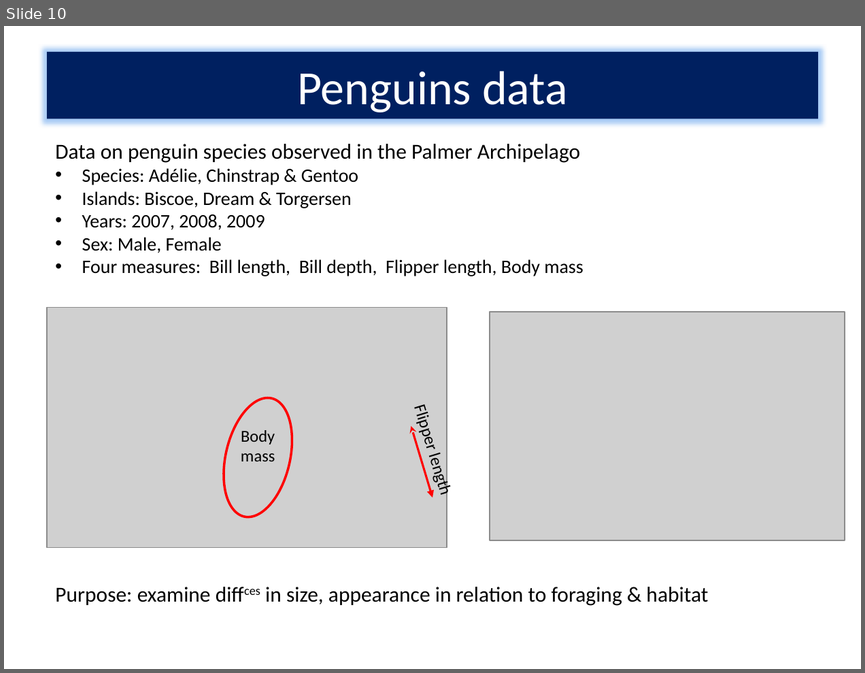
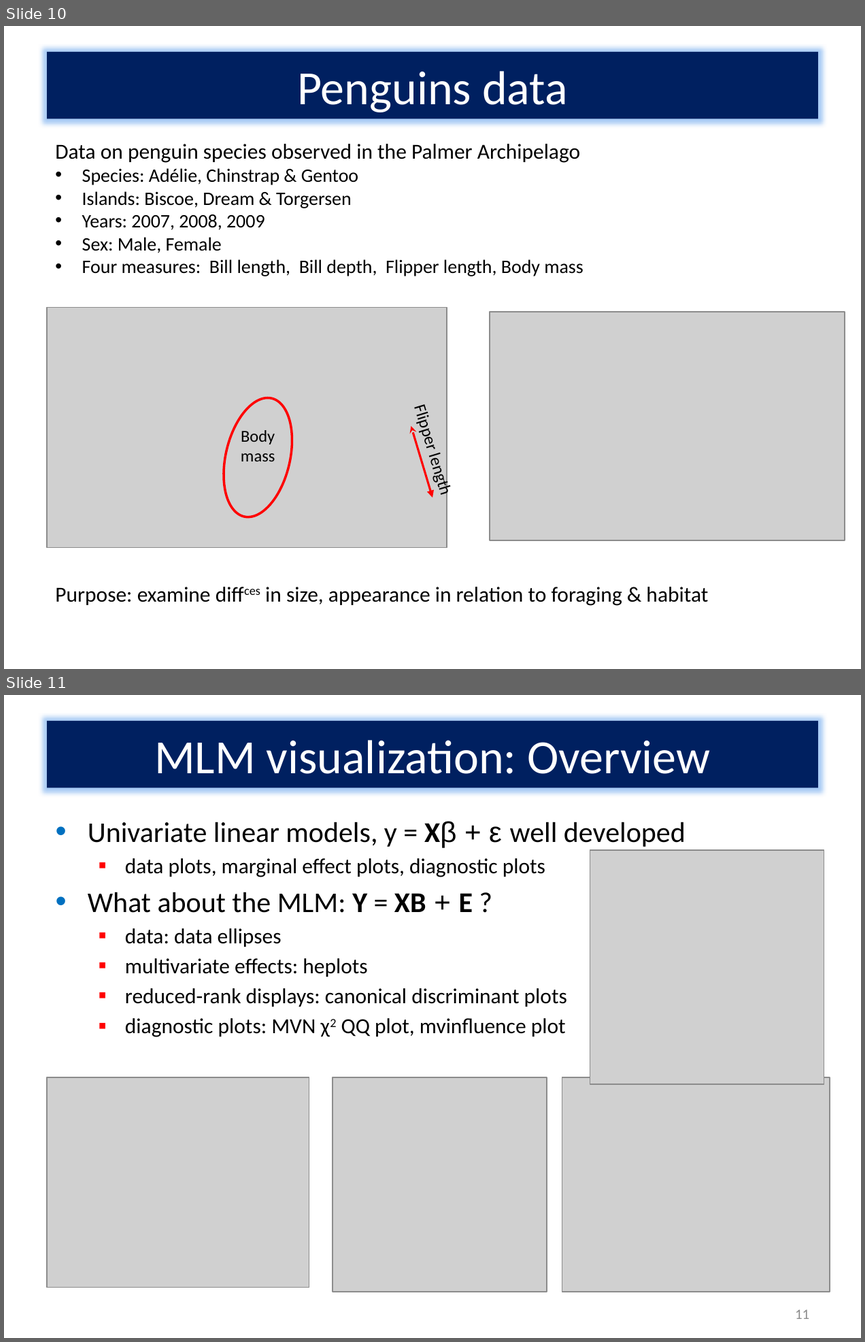
Before and after one commit to friendly/Vis-MLM-book, a slide deck: talks/VisMLM-QM-Forum.pptx. Shown one above the other, each under a label of ours: slide 10 before the commit, slides 10 and 11 after it. The pictures are 865x673 and 865x1342 pixels, drawn with LibreOffice and Linux fonts; fonts in the diff are those of the drawing; grey boxes stand for pictures. Boxes give left, top, right and bottom in pixels: in the first picture for what was removed or moved away, otherwise in the second. Text is boxed around its words. In the diff, an @@ line names an element or a change of style, - is before the commit and + after.

```diff
--- a/talks/VisMLM-QM-Forum.pptx
+++ b/talks/VisMLM-QM-Forum.pptx
@@ slide 11 added at [4, 695, 861, 1338], background #FFFFFF @@
@@ title added at [47, 721, 818, 787], fill #002060, 40 pt, text #FFFFFF @@
+MLM visualization: Overview
@@ text added at [88, 821, 685, 1037], 18 pt, text #000000 @@
+• Univariate linear models, y = Xβ + ε well developed
+  ▪ data plots, marginal effect plots, diagnostic plots
+• What about the MLM: Y = XB + E ?
+  ▪ data: data ellipses
+  ▪ multivariate effects: heplots
+  ▪ reduced-rank displays: canonical discriminant plots
+  ▪ diagnostic plots: MVN χ2 QQ plot, mvinfluence plot
@@ picture added at [590, 850, 824, 1084] @@
@@ picture added at [47, 1077, 309, 1287] @@
@@ picture added at [332, 1077, 547, 1291] @@
@@ picture added at [562, 1077, 829, 1291] @@
@@ page number added at [795, 1309, 809, 1319], 12 pt, text #8C8C8C @@
+11
```
Also in this commit, not shown: 19 other slides added, 7 other files.
